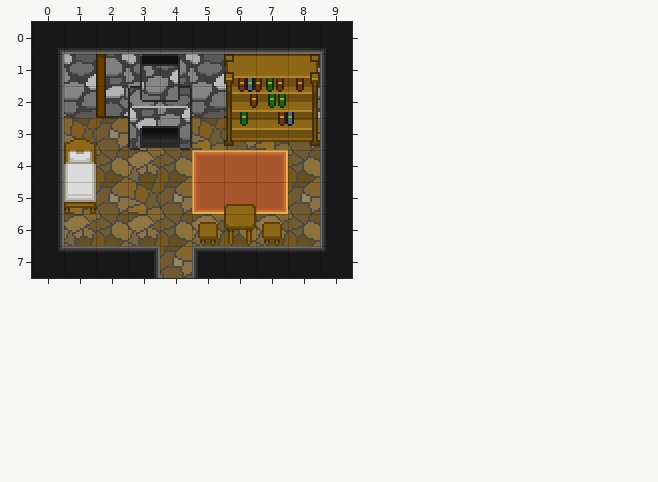
Two states of a Tiled map, FriendsWithMonsters/android/assets/tilemaps/6.tmx. The picture above is the old version.
Cells are 16x16 px. Shown: x 0..9, y 0..7.
The same view after the edit:
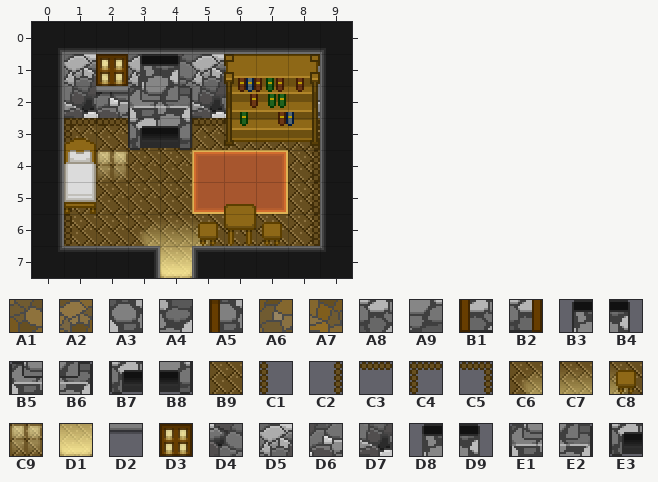
Key: from "limbusdev_world": A1 48, A2 49, A3 50, A4 51, A5 58, A6 112, A7 113, A8 114, A9 115, B1 122, B2 123, B3 3966, B4 3967, B5 4030, B6 4031, B7 4094, B8 4095; from "limbusdev_world2": B9 2267, C1 2269, C2 2270, C3 2271, C4 2331, C5 2332, C6 2341, C7 2342, C8 2343, C9 2345, D1 2406, D2 2472, D3 2473, D4 2589, D5 2590, D6 2653, D7 2654, D8 3946, D9 3947, E1 4010, E2 4011, E3 4074.
__ is an empty cell.
Tiles of an added or newly shown layer are drawn over the layers below it.
See-through tiles are keyed as they look on the map.
Change:
Layer "ground1":
y 3: x 1..8 A7 A6 A7 A6 A7 A6 A7 A6 -> B9 B9 B9 B9 B9 B9 B9 B9
y 4: x 2..4 A1 A2 A1 -> B9 B9 B9; x 8 A1 -> B9
y 5: x 1..4 A7 A6 A7 A6 -> B9 B9 B9 B9; x 8 A6 -> B9
y 6: x 1..8 A2 A1 A2 A1 A2 A1 A2 A1 -> B9 B9 B9 B9 B9 B9 B9 B9
y 7: x 4 A6 -> B9
Layer "lights1" (added):
y 3: x 1..8 __ __ __ __ __ __ __ __ -> C4 C3 C3 C3 C3 C3 C3 C5
y 4: x 2 __ -> C9; x 8 __ -> C2
y 5: x 1 __ -> C1; x 8 __ -> C2
y 6: x 1 __ -> C1; x 3..5 __ __ __ -> C6 C7 C8; x 8 __ -> C2
y 7: x 4 __ -> D1
Layer "walls1":
y 1: x 1..5 A4 A5 A4 A3 A4 -> D5 D4 D5 D4 D5; x 8 A3 -> D4
y 2: x 1..6 A9 B1 A9 A8 A9 B2 -> D7 D6 D7 D6 D7 D6; x 8 A8 -> D6
y 3: x 3..4 B7 B8 -> __ __
Layer "objects1":
y 1: x 2..4 __ B3 B4 -> D3 D8 D9
y 2: x 2..4 __ B5 B6 -> D2 E1 E2
y 3: x 3..4 __ __ -> E3 B8
